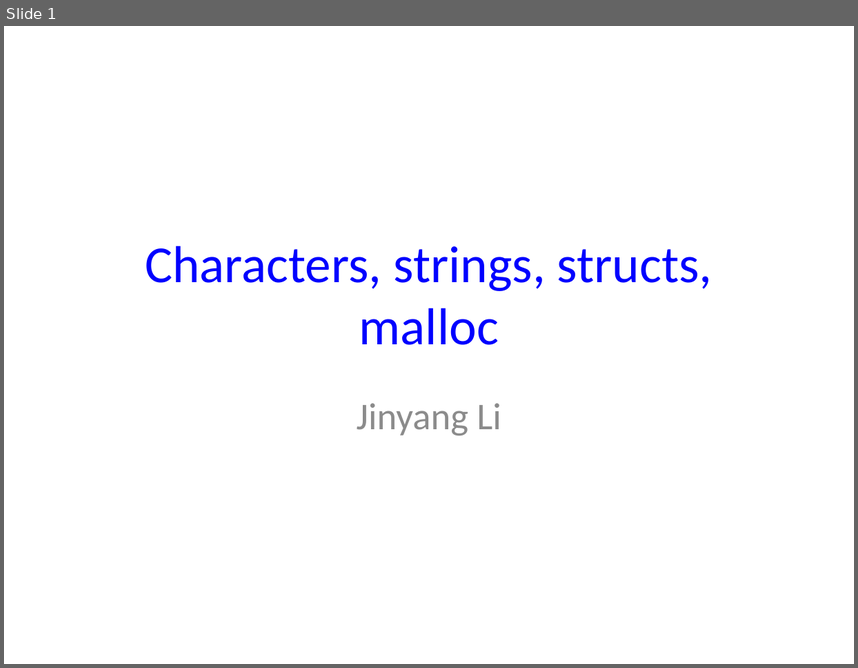
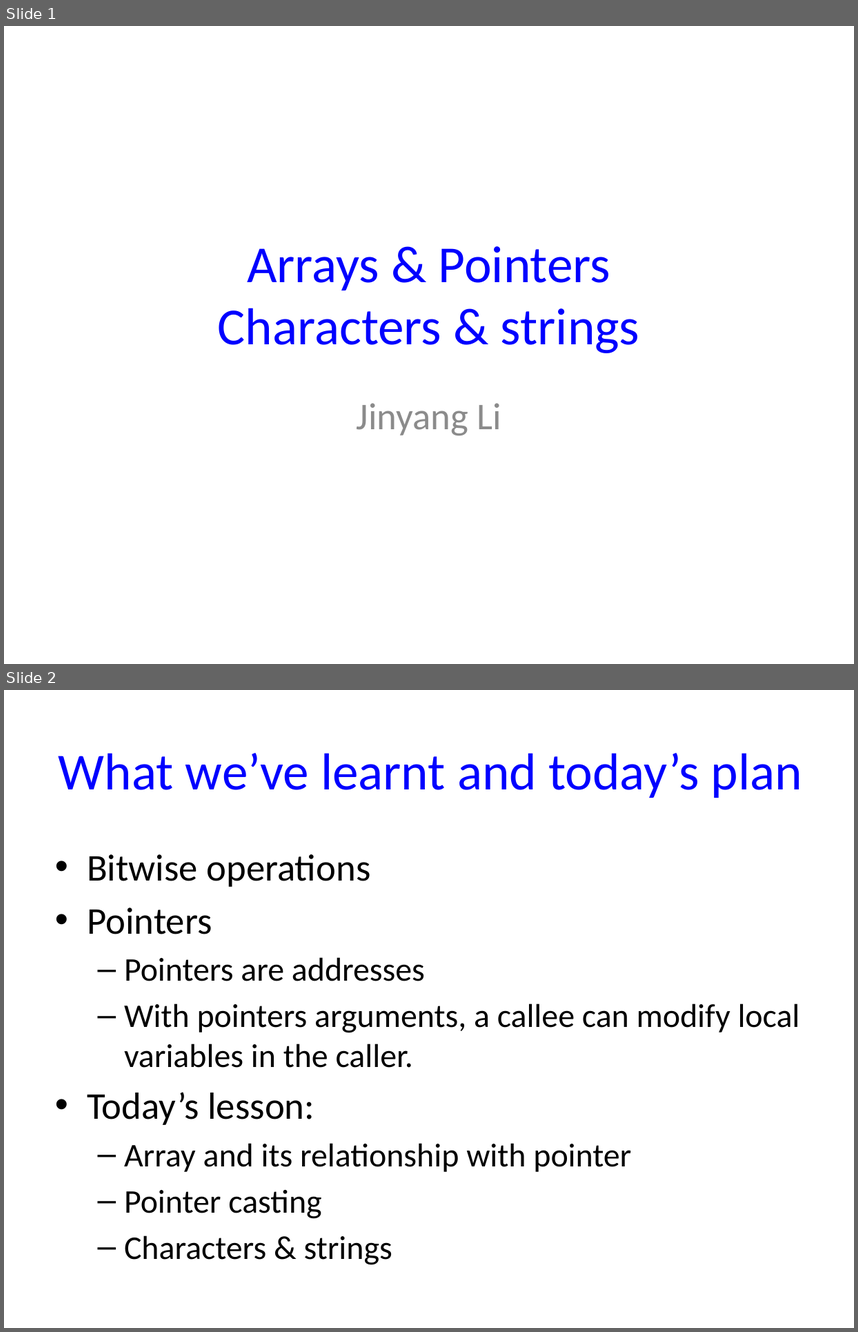
Before and after one commit to NYU-CSO/nyu-cso.github.io, a slide deck: notes/06-string-struct-malloc.pptx. Shown one above the other, each under a label of ours: slide 1 before the commit, slides 1 and 2 after it. The pictures are 858x668 and 858x1332 pixels, drawn with LibreOffice and Linux fonts; fonts in the diff are those of the drawing. Boxes give left, top, right and bottom in pixels: in the first picture for what was removed or moved away, otherwise in the second. Text is boxed around its words. In the diff, an @@ line names an element or a change of style, - is before the commit and + after.

```diff
--- a/notes/06-string-struct-malloc.pptx
+++ b/notes/06-string-struct-malloc.pptx
@@ slide 2 added at <box>4,690,854,1328</box>, background #FFFFFF @@
@@ title added at <box>59,753,802,798</box>, 44 pt, text #0000FF @@
+What we’ve learnt and today’s plan
@@ text added at <box>87,854,800,1265</box>, 28 pt, text #000000 @@
+• Bitwise operations
+• Pointers
+  – Pointers are addresses
+  – With pointers arguments, a callee can modify local variables in the caller.
+• Today’s lesson:
+  – Array and its relationship with pointer
+  – Pointer casting
+  – Characters & strings
@@ slide 1 changed as well @@
@@ title at <box>218,246,640,353</box>: text changed @@
-Characters, strings, structs, malloc
+Arrays & Pointers
+Characters & strings
```
Also in this commit, not shown: 35 other slides added, 1 slide removed, 2 other files.
